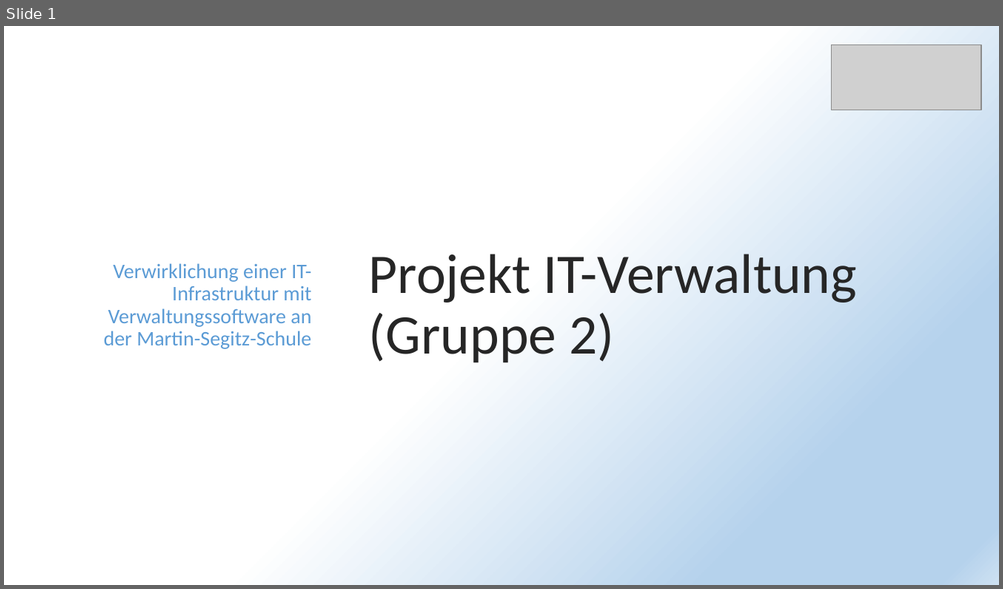
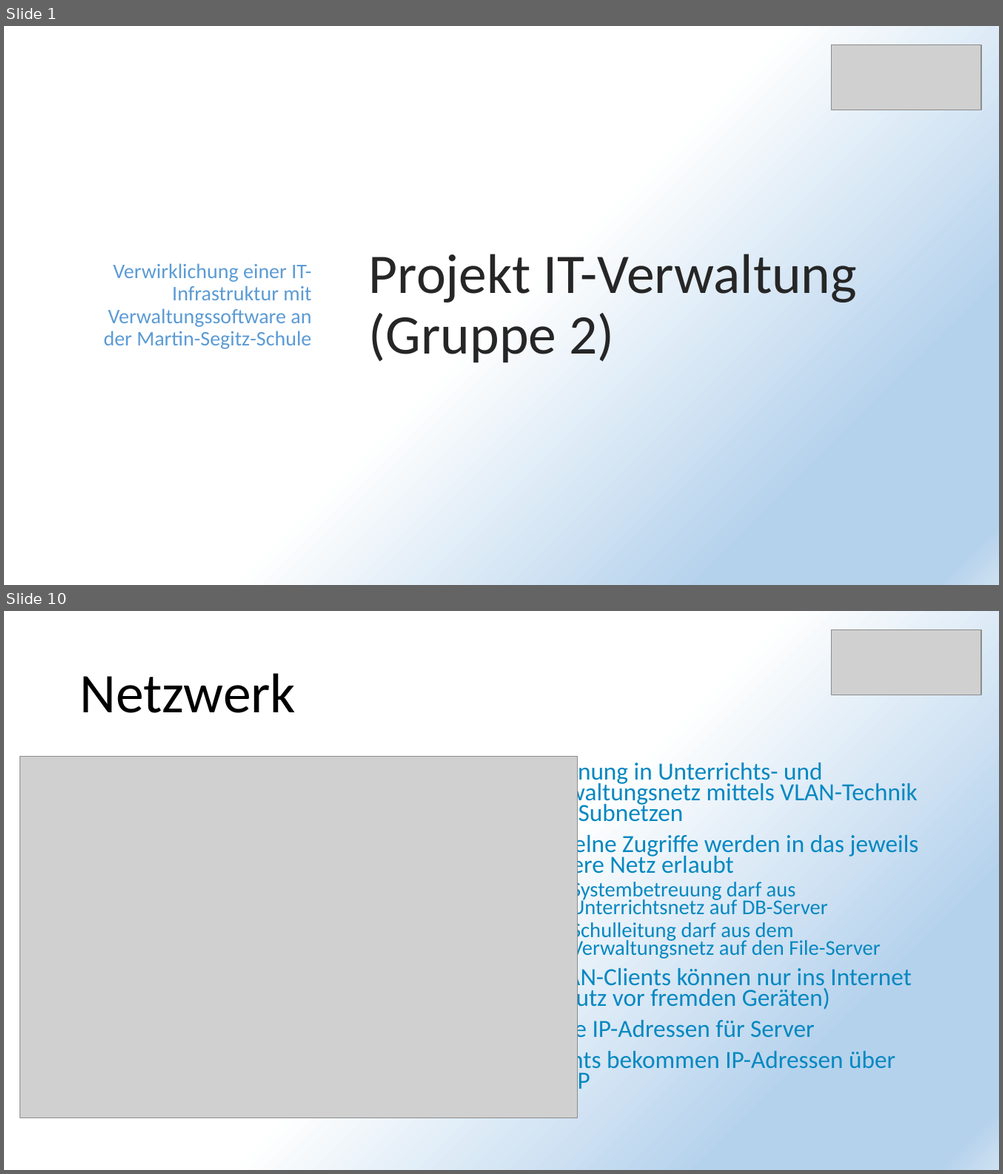
Before and after one commit to PapAnte/g2schoolproject, a slide deck: Projekt IT-Verwaltung.pptx. Shown one above the other, each under a label of ours: slide 1 before the commit, slides 1 and 10 after it; the slides between them are not shown. The pictures are 1003x589 and 1003x1174 pixels, drawn with LibreOffice and Linux fonts; fonts in the diff are those of the drawing; grey boxes stand for pictures. Boxes give left, top, right and bottom in pixels: in the first picture for what was removed or moved away, otherwise in the second. Text is boxed around its words. In the diff, an @@ line names an element or a change of style, - is before the commit and + after.

```diff
--- a/Projekt IT-Verwaltung.pptx
+++ b/Projekt IT-Verwaltung.pptx
@@ slide 10 added at (x1=4, y1=611, x2=999, y2=1170), background gradient #FFFFFF to #B5D2EC to #CEE1F2 @@
@@ picture added at (x1=831, y1=629, x2=981, y2=695) @@
@@ title added at (x1=79, y1=673, x2=296, y2=713), 54 pt, text #000000 @@
+Netzwerk
@@ picture added at (x1=20, y1=757, x2=578, y2=1118) @@
@@ text added at (x1=534, y1=760, x2=919, y2=1096), 23.8 pt, text #0688C1 @@
+• Trennung in Unterrichts- und Verwaltungsnetz mittels VLAN-Technik und Subnetzen
+• Einzelne Zugriffe werden in das jeweils andere Netz erlaubt
+  • Systembetreuung darf aus Unterrichtsnetz auf DB-Server
+  • Schulleitung darf aus dem Verwaltungsnetz auf den File-Server
+• WLAN-Clients können nur ins Internet (Schutz vor fremden Geräten)
+• Feste IP-Adressen für Server
+• Clients bekommen IP-Adressen über DHCP
```
Also in this commit, not shown: 7 slides changed, 25 other slides added, 21 slides removed.
